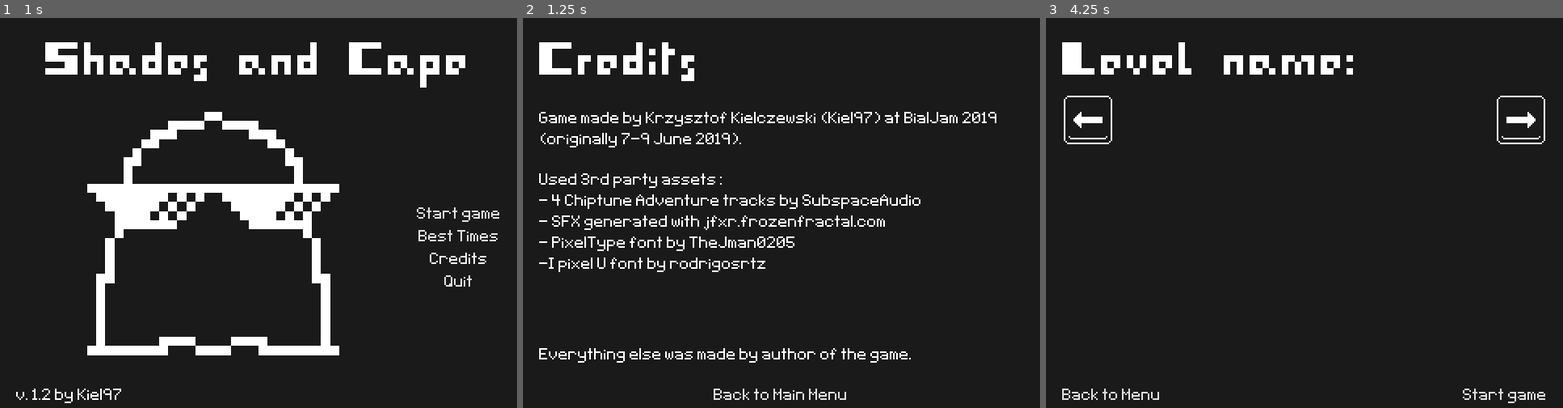
Above: before the commit, frames 1-3 (left to right).
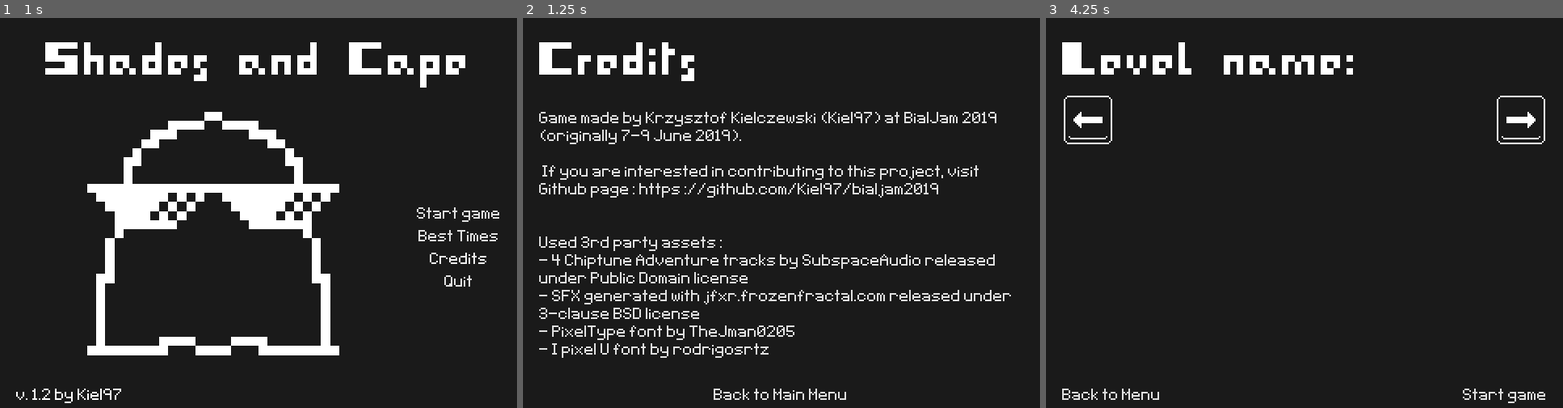
Above: after the commit, the same moments.

Repository: Kiel97/bialjam2019
Game: Godot game, scene res://Menu/MainMenu.tscn
Same seed, same stepped clock (60 frames per second), same inputs: the game is played once before the commit and once after it. Sound files missing from this copy of the repository are replaced by a short silence.
Inputs:
- Up to frame 1 (1 s): click "Credits" at 0.5 s
- Up to frame 2 (1.25 s): no input
- Up to frame 3 (4.25 s): tap Enter (enter) at 1.25, 2.1 s; hold Enter (enter) 1.28-2.03 s; hold Right (move_right) 1.28-2.75 s; tap Up (jump) at 1.52, 2.27 s; tap R (retry) at 2 s; click "Back to Main Menu" at 2.75 s; click "Start game" at 3.5 s

Frame 1 is identical in both runs. In frame 2, 8.9% of the frame differs, in the area x 3-95%, y 24-89%; in frame 3, nothing differs.
Error in both runs: Trying to assign value of type 'Node2D' to a variable of type 'PackedScene'. (res://Menu/SelectLevel.gd:49)

Commit message:
Updated credits

Diff:
--- a/Bialjam2019/Menu/CreditsScreen.tscn
+++ b/Bialjam2019/Menu/CreditsScreen.tscn
@@ -1,10 +1,42 @@
-[gd_scene load_steps=6 format=2]
+[gd_scene load_steps=10 format=2]
 
 [ext_resource path="res://Menu/CreditsScreen.gd" type="Script" id=1]
 [ext_resource path="res://HUD/dark_theme.tres" type="StyleBox" id=2]
 [ext_resource path="res://Fonts/menu_font.tres" type="DynamicFont" id=3]
-[ext_resource path="res://Fonts/interface_font.tres" type="DynamicFont" id=4]
-[ext_resource path="res://Sound Effects/select.wav" type="AudioStream" id=5]
+[ext_resource path="res://Menu/white_slider.tres" type="StyleBox" id=4]
+[ext_resource path="res://Menu/black_background.tres" type="StyleBox" id=5]
+[ext_resource path="res://Fonts/interface_font.tres" type="DynamicFont" id=6]
+[ext_resource path="res://Sound Effects/select.wav" type="AudioStream" id=7]
+
+[sub_resource type="StyleBoxEmpty" id=1]
+
+[sub_resource type="Theme" id=3]
+RichTextLabel/colors/default_color = Color( 0.878431, 0.878431, 0.878431, 1 )
+RichTextLabel/colors/font_color_selected = Color( 0.490196, 0.490196, 0.490196, 1 )
+RichTextLabel/colors/font_color_shadow = Color( 0, 0, 0, 0 )
+RichTextLabel/colors/selection_color = Color( 0.1, 0.1, 1, 0.8 )
+RichTextLabel/constants/line_separation = 1
+RichTextLabel/constants/shadow_as_outline = 0
+RichTextLabel/constants/shadow_offset_x = 1
+RichTextLabel/constants/shadow_offset_y = 1
+RichTextLabel/constants/table_hseparation = 3
+RichTextLabel/constants/table_vseparation = 3
+RichTextLabel/fonts/bold_font = null
+RichTextLabel/fonts/bold_italics_font = null
+RichTextLabel/fonts/italics_font = null
+RichTextLabel/fonts/mono_font = null
+RichTextLabel/fonts/normal_font = null
+RichTextLabel/styles/focus = SubResource( 1 )
+RichTextLabel/styles/normal = ExtResource( 2 )
+VScrollBar/icons/decrement = null
+VScrollBar/icons/decrement_highlight = null
+VScrollBar/icons/increment = null
+VScrollBar/icons/increment_highlight = null
+VScrollBar/styles/grabber = ExtResource( 4 )
+VScrollBar/styles/grabber_highlight = ExtResource( 4 )
+VScrollBar/styles/grabber_pressed = ExtResource( 4 )
+VScrollBar/styles/scroll = ExtResource( 5 )
+VScrollBar/styles/scroll_focus = null
 
 [node name="CreditsScreen" type="CanvasLayer"]
 script = ExtResource( 1 )
@@ -35,38 +67,71 @@
 custom_fonts/font = ExtResource( 3 )
 text = "Credits"
 
-[node name="AuthorLabel" type="Label" parent="PanelContainer/MarginContainer/VBoxContainer"]
+[node name="RichTextLabel" type="RichTextLabel" parent="PanelContainer/MarginContainer/VBoxContainer"]
 margin_top = 55.0
 margin_right = 300.0
-margin_bottom = 78.0
-custom_fonts/font = ExtResource( 4 )
+margin_bottom = 211.0
+size_flags_vertical = 3
+theme = SubResource( 3 )
+custom_fonts/normal_font = ExtResource( 6 )
 text = "Game made by Krzysztof Kielczewski (Kiel97) at BialJam 2019
-(originally 7-9 June 2019)."
+(originally 7-9 June 2019).
 
-[node name="UsedAssetsLabel" type="Label" parent="PanelContainer/MarginContainer/VBoxContainer"]
-margin_top = 93.0
-margin_right = 300.0
-margin_bottom = 155.0
-custom_fonts/font = ExtResource( 4 )
-text = "Used 3rd party assets:
-- 4 Chiptune Adventure tracks by SubspaceAudio
-- SFX generated with jfxr.frozenfractal.com
+ If you are interested in contributing to this project, visit Github page: https://github.com/Kiel97/bialjam2019
+
+
+Used 3rd party assets:
+- 4 Chiptune Adventure tracks by SubspaceAudio released under Public Domain license
+- SFX generated with jfxr.frozenfractal.com released under 3-clause BSD license
 - PixelType font by TheJman0205
--I pixel U font by rodrigosrtz"
+- I pixel U font by rodrigosrtz
 
-[node name="Control" type="Control" parent="PanelContainer/MarginContainer/VBoxContainer"]
-margin_top = 170.0
-margin_right = 300.0
-margin_bottom = 186.0
-size_flags_horizontal = 3
-size_flags_vertical = 3
+Shades'n'Cape license:
+MIT License
 
-[node name="UsedAssetsLabel2" type="Label" parent="PanelContainer/MarginContainer/VBoxContainer"]
-margin_top = 201.0
-margin_right = 300.0
-margin_bottom = 211.0
-custom_fonts/font = ExtResource( 4 )
-text = "Everything else was made by author of the game."
+Copyright (c) 2019 Krzysztof Kiełczewski
+
+Permission is hereby granted, free of charge, to any person obtaining a copy
+of this software and associated documentation files (the \"Software\"), to deal
+in the Software without restriction, including without limitation the rights
+to use, copy, modify, merge, publish, distribute, sublicense, and/or sell
+copies of the Software, and to permit persons to whom the Software is
+furnished to do so, subject to the following conditions:
+
+The above copyright notice and this permission notice shall be included in all
+copies or substantial portions of the Software.
+
+THE SOFTWARE IS PROVIDED \"AS IS\", WITHOUT WARRANTY OF ANY KIND, EXPRESS OR
+IMPLIED, INCLUDING BUT NOT LIMITED TO THE WARRANTIES OF MERCHANTABILITY,
+FITNESS FOR A PARTICULAR PURPOSE AND NONINFRINGEMENT. IN NO EVENT SHALL THE
+AUTHORS OR COPYRIGHT HOLDERS BE LIABLE FOR ANY CLAIM, DAMAGES OR OTHER
+LIABILITY, WHETHER IN AN ACTION OF CONTRACT, TORT OR OTHERWISE, ARISING FROM,
+OUT OF OR IN CONNECTION WITH THE SOFTWARE OR THE USE OR OTHER DEALINGS IN THE
+SOFTWARE.
+
+Godot Engine license:
+Copyright (c) 2007-2019 Juan Linietsky, Ariel Manzur.
+Copyright (c) 2014-2019 Godot Engine contributors.
+
+Permission is hereby granted, free of charge, to any person obtaining a copy
+of this software and associated documentation files (the \"Software\"), to deal
+in the Software without restriction, including without limitation the rights
+to use, copy, modify, merge, publish, distribute, sublicense, and/or sell
+copies of the Software, and to permit persons to whom the Software is
+furnished to do so, subject to the following conditions:
+
+The above copyright notice and this permission notice shall be included in all
+copies or substantial portions of the Software.
+
+THE SOFTWARE IS PROVIDED \"AS IS\", WITHOUT WARRANTY OF ANY KIND, EXPRESS OR
+IMPLIED, INCLUDING BUT NOT LIMITED TO THE WARRANTIES OF MERCHANTABILITY,
+FITNESS FOR A PARTICULAR PURPOSE AND NONINFRINGEMENT. IN NO EVENT SHALL THE
+AUTHORS OR COPYRIGHT HOLDERS BE LIABLE FOR ANY CLAIM, DAMAGES OR OTHER
+LIABILITY, WHETHER IN AN ACTION OF CONTRACT, TORT OR OTHERWISE, ARISING FROM,
+OUT OF OR IN CONNECTION WITH THE SOFTWARE OR THE USE OR OTHER DEALINGS IN THE
+SOFTWARE.
+
+-- Godot Engine <https://godotengine.org>"
 
 [node name="Button" type="Button" parent="PanelContainer/MarginContainer/VBoxContainer"]
 margin_top = 226.0
--- /dev/null
+++ b/Bialjam2019/Menu/black_background.tres
@@ -0,0 +1,5 @@
+[gd_resource type="StyleBoxLine" format=2]
+
+[resource]
+color = Color( 0, 0, 0, 0 )
+thickness = 3
--- /dev/null
+++ b/Bialjam2019/Menu/white_slider.tres
@@ -0,0 +1,10 @@
+[gd_resource type="StyleBoxFlat" format=2]
+
+[resource]
+bg_color = Color( 0.960784, 0.960784, 0.960784, 1 )
+border_color = Color( 1, 1, 1, 1 )
+corner_radius_top_left = 1
+corner_radius_top_right = 1
+corner_radius_bottom_right = 1
+corner_radius_bottom_left = 1
+anti_aliasing = false
Not shown: 1 places in Bialjam2019/Menu/CreditsScreen.tscn that only renumber resources
